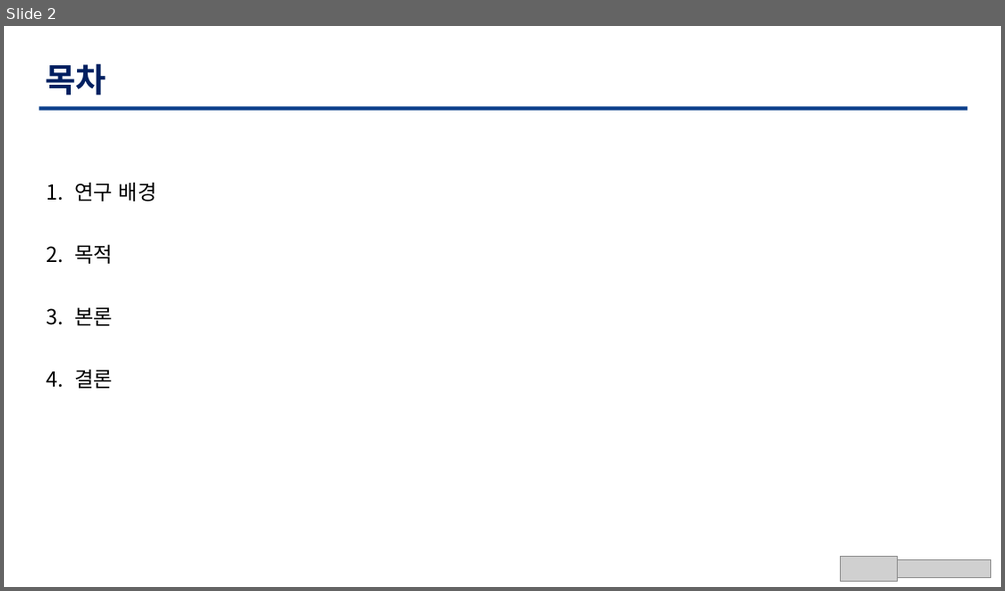
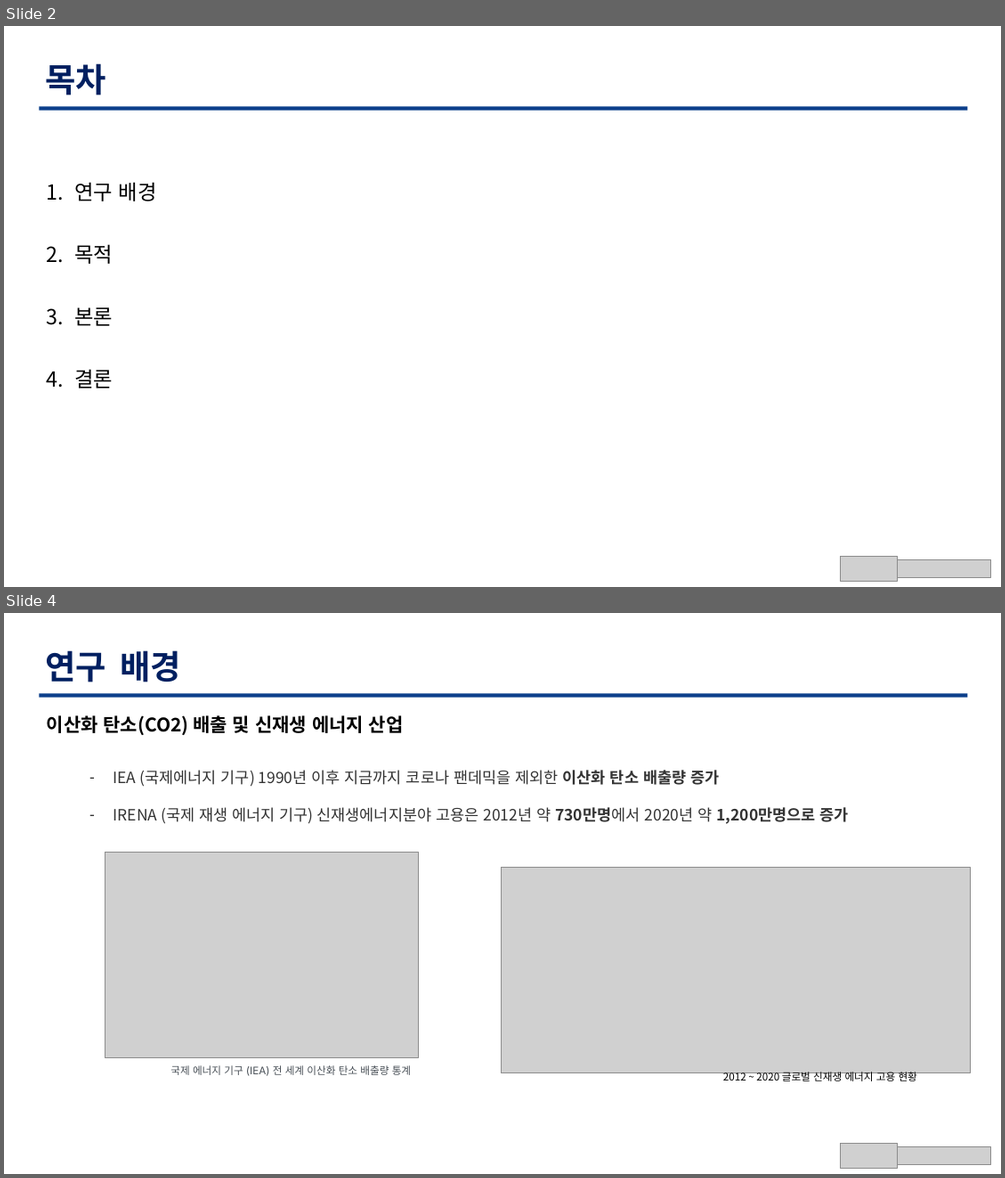
Before and after one commit to TaegyuHan/Solar_radiation_prediction_model, a slide deck: KICS_PT/[KICS] 동향 poster.pptx. Shown one above the other, each under a label of ours: slide 2 before the commit, slides 2 and 4 after it; the slides between them are not shown. The pictures are 1005x591 and 1005x1178 pixels, drawn with LibreOffice and Linux fonts; fonts in the diff are those of the drawing; grey boxes stand for pictures. Boxes give left, top, right and bottom in pixels: in the first picture for what was removed or moved away, otherwise in the second. Text is boxed around its words. In the diff, an @@ line names an element or a change of style, - is before the commit and + after.

```diff
--- a/KICS_PT/[KICS] 동향 poster.pptx
+++ b/KICS_PT/[KICS] 동향 poster.pptx
@@ slide 4 added at bbox=[4, 613, 1001, 1174], background #FFFFFF @@
@@ text added at bbox=[45, 650, 180, 682], 32 pt, text #001F60, bold @@
+연구 배경
@@ freeform shape added at bbox=[39, 694, 968, 698], fill #0C3F8B @@
@@ text added at bbox=[47, 715, 404, 735], 18 pt, text #000000, bold @@
+이산화 탄소(CO2) 배출 및 신재생 에너지 산업
@@ text added at bbox=[113, 770, 849, 824], 15 pt, text #333333 @@
+– IEA (국제에너지 기구) 1990년 이후 지금까지 코로나 팬데믹을 제외한 이산화 탄소 배출량 증가
+– IRENA (국제 재생 에너지 기구) 신재생에너지분야 고용은 2012년 약 730만명에서 2020년 약 1,200만명으로 증가
@@ picture added at bbox=[105, 852, 418, 1059] @@
@@ picture added at bbox=[502, 868, 971, 1074] @@
@@ text added at bbox=[170, 1065, 411, 1076], 10 pt, text #495057 @@
+국제 에너지 기구 (IEA) 전 세계 이산화 탄소 배출량 통계
@@ text added at bbox=[723, 1071, 917, 1084], 10 pt, text #000000 @@
+2012 ~ 2020 글로벌 신재생 에너지 고용 현황
@@ picture added at bbox=[840, 1143, 898, 1167] @@
@@ picture added at bbox=[898, 1146, 991, 1164] @@
```
Also in this commit, not shown: 1 slide changed, 2 other slides added, 1 slide removed, 7 other files.
